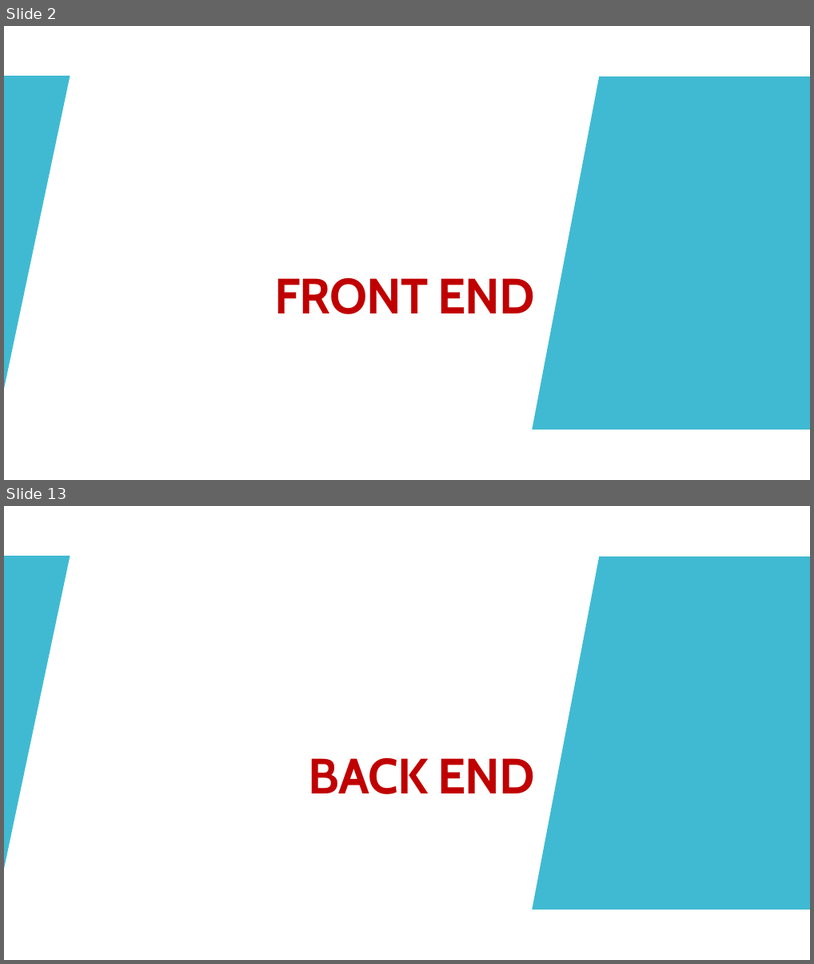
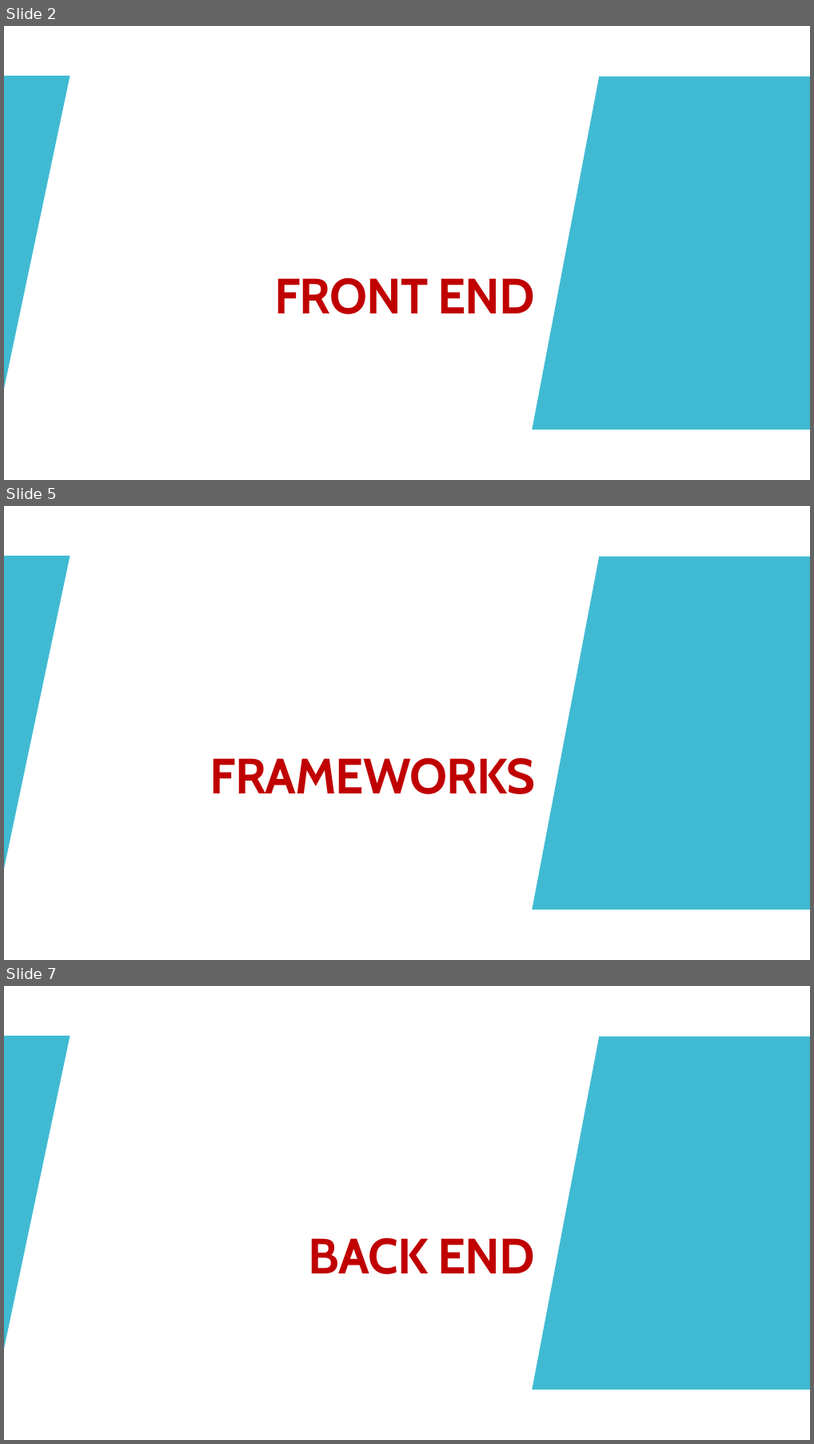
Before and after one commit to wangyang325/CS615Project, a slide deck: Presentation/Personal Library.pptx. Shown one above the other, each under a label of ours: slides 2 and 13 before the commit, slides 2, 5 and 7 after it; the slides between them are not shown. The pictures are 814x964 and 814x1444 pixels, drawn with LibreOffice and Linux fonts; fonts in the diff are those of the drawing. Boxes give left, top, right and bottom in pixels: in the first picture for what was removed or moved away, otherwise in the second. Text is boxed around its words. In the diff, an @@ line names an element or a change of style, - is before the commit and + after.

```diff
--- a/Presentation/Personal Library.pptx
+++ b/Presentation/Personal Library.pptx
@@ slide 5 added at (4, 506, 810, 960), background #FFFFFF; not listed: 2 template elements that a slide beside it also shows @@
@@ rectangle added at (4, 506, 810, 960), fill #FFFFFF @@
@@ rectangle added at (4, 556, 609, 909), fill #40BAD2 @@
@@ freeform shape added at (4, 556, 70, 869), fill #40BAD2 @@
@@ freeform shape added at (532, 556, 810, 909), fill #40BAD2 @@
@@ rectangle added at (618, 556, 810, 909), fill #C8C8C8 at 50% opacity @@
@@ title added at (210, 757, 536, 794), 59 pt, text #C00000, bold @@
+FRAMEWORKS
@@ what was slide 13 is now slide 7 @@
```
Also in this commit, not shown: 2 slides changed, 8 other slides added, 8 slides removed.
